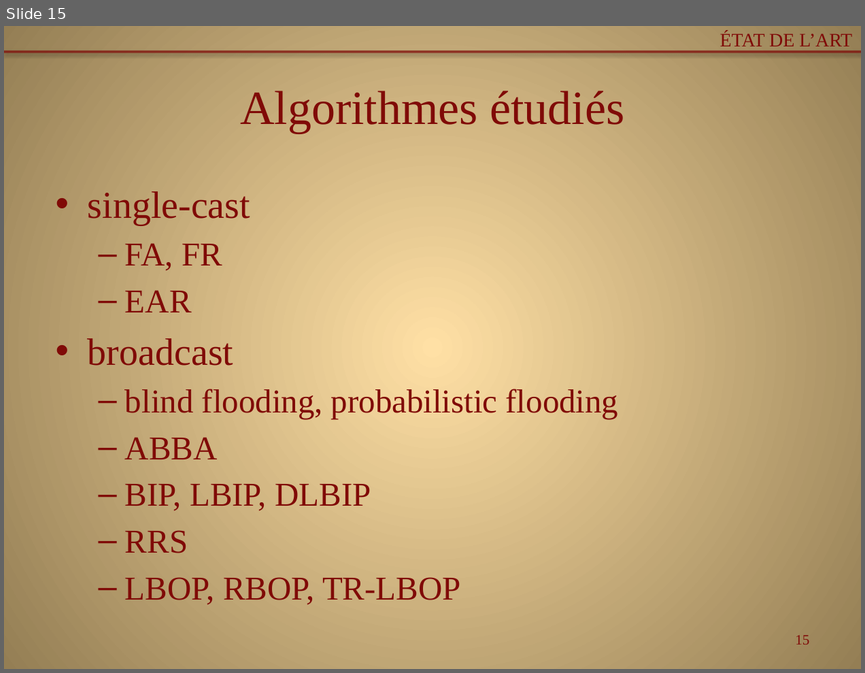
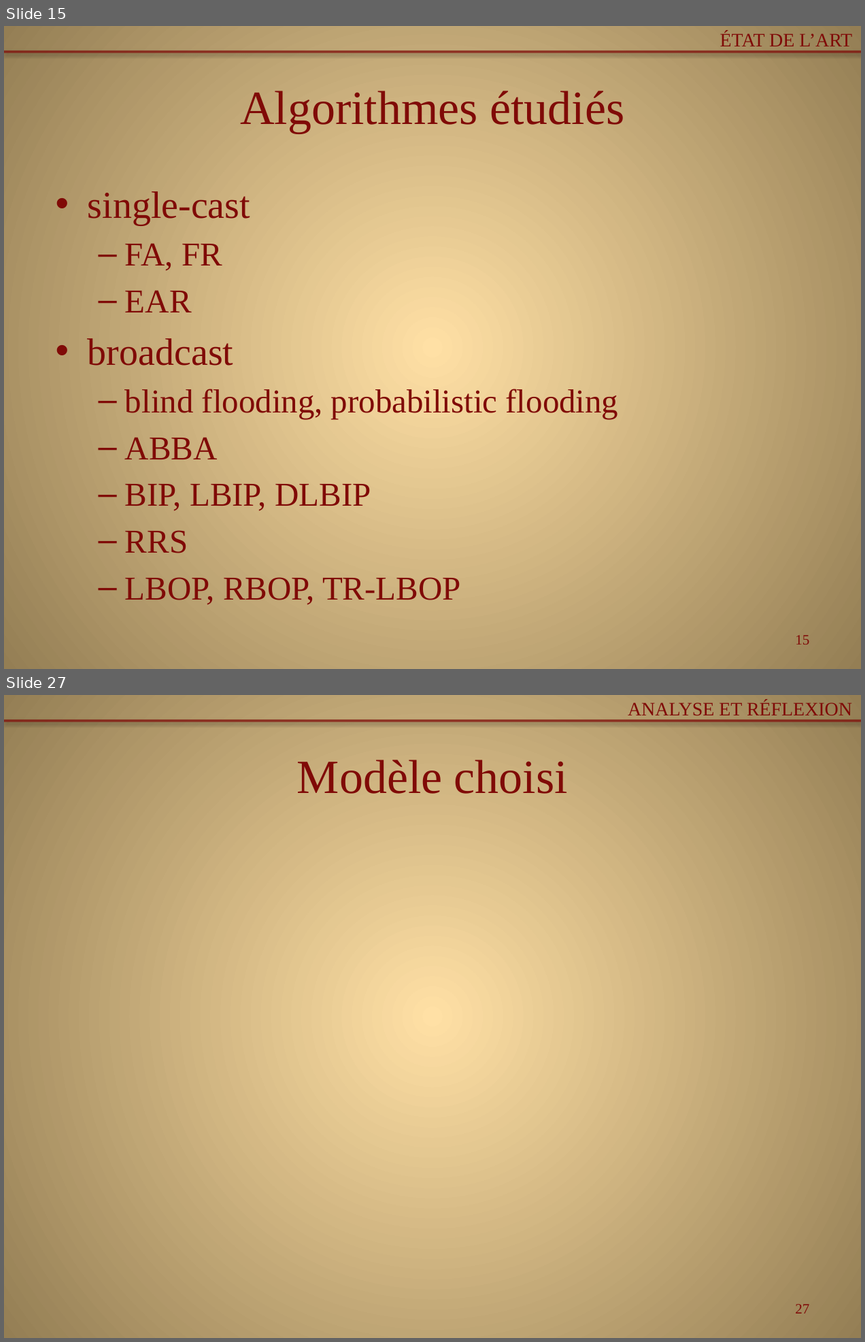
Before and after one commit to Patre/Energy-saving-in-sensors--networks, a slide deck: Redaction/pres.pptx. Shown one above the other, each under a label of ours: slide 15 before the commit, slides 15 and 27 after it; the slides between them are not shown. The pictures are 865x673 and 865x1342 pixels, drawn with LibreOffice and Linux fonts; fonts in the diff are those of the drawing. Boxes give left, top, right and bottom in pixels: in the first picture for what was removed or moved away, otherwise in the second. Text is boxed around its words. In the diff, an @@ line names an element or a change of style, - is before the commit and + after.

```diff
--- a/Redaction/pres.pptx
+++ b/Redaction/pres.pptx
@@ slide 27 added at [4,695,861,1338], background gradient #FFDFA6 to #957E54; not listed: 1 template element that a slide beside it also shows @@
@@ text added at [628,700,852,715], 16 pt, text #800A07 @@
+ANALYSE ET RÉFLEXION
@@ title added at [297,760,568,794], 40 pt, text #800A07 @@
+Modèle choisi
@@ page number added at [795,1304,809,1313], 12 pt, text #800A07 @@
+27
```
Also in this commit, not shown: 3 slides changed, 11 other slides added, 1 other file.
